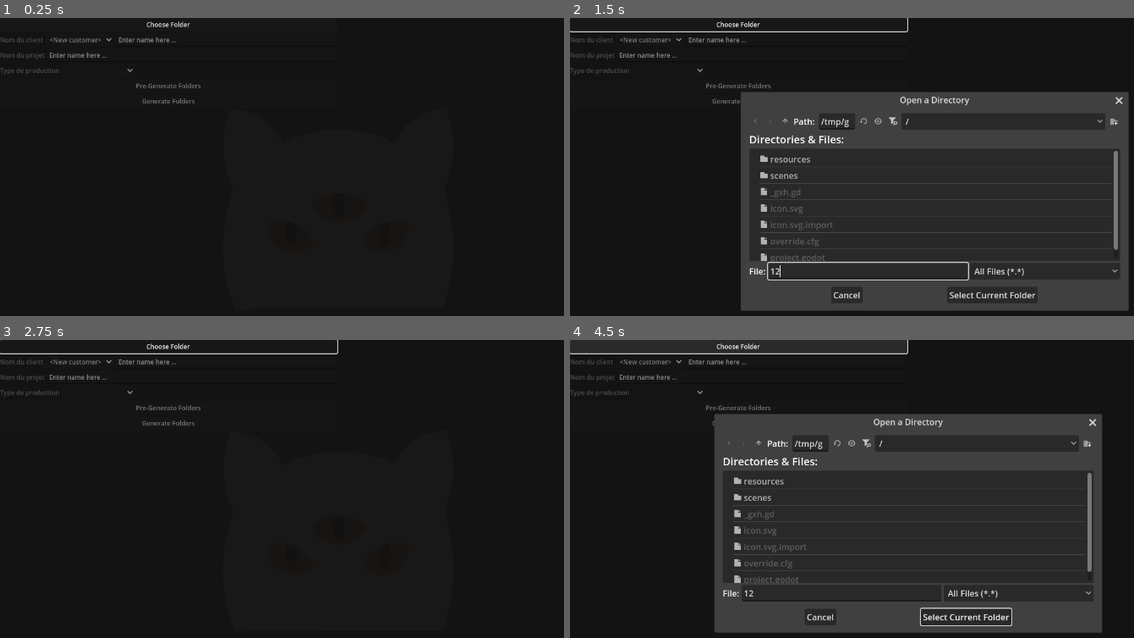
Above: before the commit, frames 1-4 (two rows, left to right).
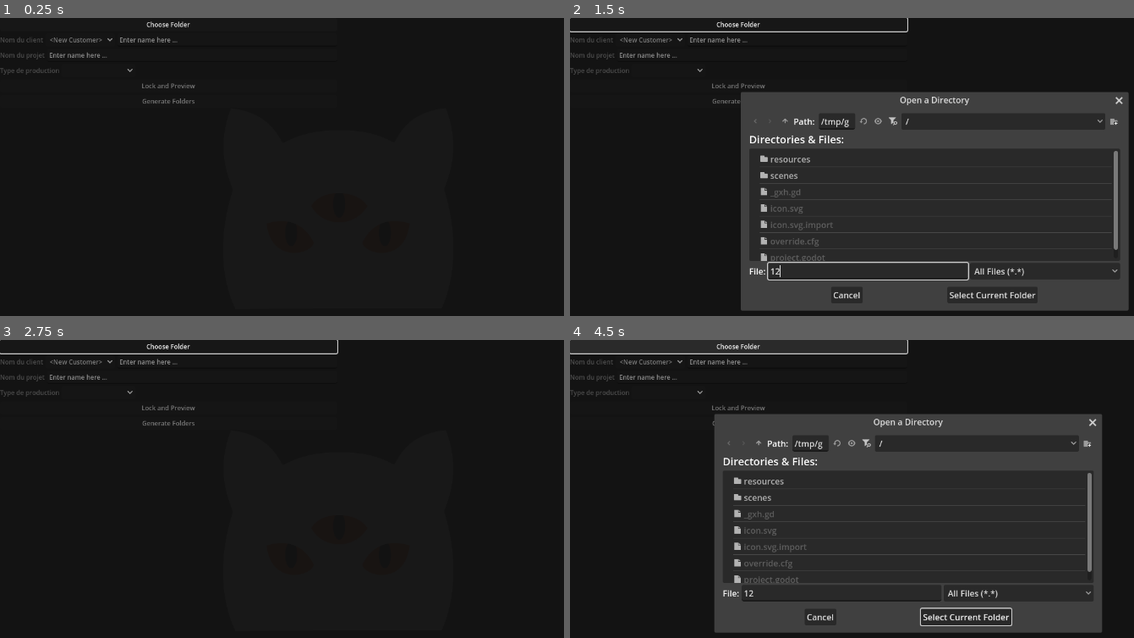
Above: after the commit, the same moments.

Repository: lutzilutz/Dionysos
Game: Godot game, scene res://scenes/main.tscn
Two runs of this game, one before a commit and one after it. Both use one fixed random seed, a clock stepped at 60 frames per second and the inputs below.
Inputs (mouse positions are in pixels of both pictures, inside the frame that each line leads up to):
- Up to frame 1 (0.25 s): no input
- Up to frame 2 (1.5 s): click "Choose Folder" at 0.5 s; click (868, 271) at 1.27 s; type "12" at 1.35 s
- Up to frame 3 (2.75 s): click "Cancel" at 2 s
- Up to frame 4 (4.5 s): click "Choose Folder" at 2.75 s; click "Cancel" at 3.5 s; click "Choose Folder" at 4.25 s

The runs differ from the first frame. In frame 1, 0.3% of the frame differs, in the area x 12-36%, y 6-24%; in frame 2, 0.3%; in frame 3, 0.3%; in frame 4, 0.3%.

Commit message:
Added lock of form controls when previewing + preview button

Diff:
--- a/scenes/folder_label.gd
+++ b/scenes/folder_label.gd
@@ -17,3 +17,8 @@
 	tween.tween_interval(delay)
 	tween.tween_property(self, "offset_left", 0, 1)
 	tween.parallel().tween_property(self, "modulate", Color(1,1,1,1), 1)
+
+func desactivate() -> void:
+	if tween:
+		tween.kill()
+	modulate = Color(1,1,1,0)
--- a/scenes/main.gd
+++ b/scenes/main.gd
@@ -29,6 +29,7 @@
 var project_name: String = ""
 var production_type: ProductionType
 var has_previewed: bool = false
+var info_locked: bool = false
 
 # Called when the node enters the scene tree for the first time.
 func _ready() -> void:
@@ -69,26 +70,26 @@
 	temp_label.text = text
 	summary_folders_vbox.add_child(temp_label)
 
-func update_controls() -> void:
-	# Updating form controls depending how much user has filled it
+func update_controls() -> void: # Updating form controls depending how much user has filled it
 
 	# Customer name
-	customer_label.disable(not user_preferences.has_default_path)
-	customer_option.disabled = not user_preferences.has_default_path
-	customer_edit.editable = user_preferences.has_default_path
+	customer_label.disable(not user_preferences.has_default_path or info_locked)
+	customer_option.disabled = not user_preferences.has_default_path or info_locked
+	customer_edit.editable = user_preferences.has_default_path and not info_locked
 
 	# Project name
-	project_name_label.disable(not (user_preferences.has_default_path and customer_name != ""))
-	project_name_edit.editable = user_preferences.has_default_path and customer_name != ""
+	project_name_label.disable(not (user_preferences.has_default_path and customer_name != "" and not info_locked))
+	project_name_edit.editable = user_preferences.has_default_path and customer_name != "" and not info_locked
 
 	# Production type
-	production_type_label.disable(not (user_preferences.has_default_path and customer_name != "" and project_name != ""))
-	production_type_option.disabled = not (user_preferences.has_default_path and customer_name != "" and project_name != "")
+	production_type_label.disable(not (user_preferences.has_default_path and customer_name != "" and project_name != "" and not info_locked))
+	production_type_option.disabled = not (user_preferences.has_default_path and customer_name != "" and project_name != "" and not info_locked)
 
 	# Buttons
 	preview_folder_button.disabled = not (user_preferences.has_default_path and customer_name != "" and project_name != "" and production_type_option.selected != -1)
-	generate_folder_button.disabled = not (user_preferences.has_default_path and customer_name != "" and project_name != "" and production_type_option.selected != -1 and has_previewed)
+	generate_folder_button.disabled = not (user_preferences.has_default_path and customer_name != "" and project_name != "" and production_type_option.selected != -1 and info_locked)
 
+func build_customer_options() -> void:
 	customer_option.clear()
 	customer_option.add_item("<New customer>")
 	for d in DirAccess.get_directories_at(user_preferences.default_path):
@@ -128,22 +129,31 @@
 	user_preferences.default_path = dir
 	user_preferences.has_default_path = true
 	user_preferences.save_to_file(USER_PREF_PATH)
+	build_customer_options()
 	update_controls()
 
 func _on_file_dialog_canceled() -> void:
 	PrintUtility.print_info("User cancelled folder choice")
 
 func _on_pre_generate_folder_button_pressed() -> void:
-	PrintUtility.print_info("Start pre-generating folders ...")
+	info_locked = not info_locked
 
-	for i in range(summary_folders_vbox.get_child_count()):
-		summary_folders_vbox.get_child(i).delay = i * (2.0 / summary_folders_vbox.get_child_count())
+	if info_locked: PrintUtility.print_info("Start previewing folders ...")
+	else: PrintUtility.print_info("Cancelled previewing folders")
 
-	for e in summary_folders_vbox.get_children():
-		e.activate()
-	summary_vbox.get_node("TestLabel").activate()
-
-	has_previewed = true
+	if info_locked:
+		# Compute delay per element to last in total 2 seconds
+		for i in range(summary_folders_vbox.get_child_count()):
+			summary_folders_vbox.get_child(i).delay = i * (2.0 / summary_folders_vbox.get_child_count())
+		# Activate all elements
+		for e in summary_folders_vbox.get_children():
+			e.activate()
+		has_previewed = true
+		preview_folder_button.text = "Cancel"
+	else:
+		for c in summary_folders_vbox.get_children():
+			c.desactivate()
+		preview_folder_button.text = "Lock and Preview"
 	update_controls()
 
 func _on_generate_folder_button_pressed() -> void:
--- a/scenes/main.tscn
+++ b/scenes/main.tscn
@@ -1,9 +1,8 @@
-[gd_scene load_steps=6 format=3 uid="uid://rvfixiqdxhj5"]
+[gd_scene load_steps=5 format=3 uid="uid://rvfixiqdxhj5"]
 
 [ext_resource type="Script" uid="uid://cg3dakhfpgbxn" path="res://scenes/main.gd" id="1_h26jr"]
 [ext_resource type="Texture2D" uid="uid://d3pk1xx7sc4ni" path="res://resources/branding/logo_head.png" id="2_us6ij"]
 [ext_resource type="Theme" uid="uid://dltvaum6axc0k" path="res://resources/themes/default_button.tres" id="3_4krfr"]
-[ext_resource type="PackedScene" uid="uid://cmr2hrl5555gh" path="res://scenes/folder_label.tscn" id="4_jyhfs"]
 [ext_resource type="PackedScene" uid="uid://c0hehmr5yk3sb" path="res://scenes/form_label.tscn" id="4_tbgi4"]
 
 [node name="Main" type="Control"]
@@ -106,7 +105,7 @@
 [node name="PreGenerateFolderButton" type="Button" parent="WorkspaceHBox/FormVBox"]
 layout_mode = 2
 theme = ExtResource("3_4krfr")
-text = "Pre-Generate Folders"
+text = "Lock and Preview"
 
 [node name="GenerateFolderButton" type="Button" parent="WorkspaceHBox/FormVBox"]
 layout_mode = 2
@@ -127,10 +126,6 @@
 size_flags_vertical = 1
 theme = ExtResource("3_4krfr")
 
-[node name="TestLabel" parent="WorkspaceHBox/SummaryVBox" instance=ExtResource("4_jyhfs")]
-visible = false
-layout_mode = 2
-
 [node name="SummaryFoldersVBox" type="VBoxContainer" parent="WorkspaceHBox/SummaryVBox"]
 layout_mode = 2
 
